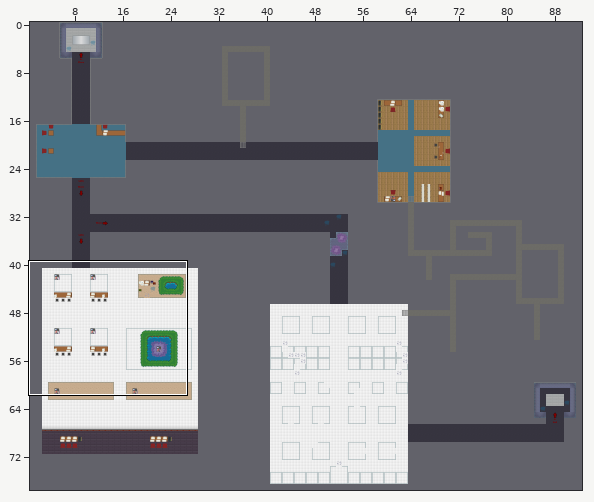
Tiled map, stored at core/assets/maps/Central Hall.tmx. The first picture is a wide view before the edit; the outline marks the close-up.
Close-up. Earlier state:
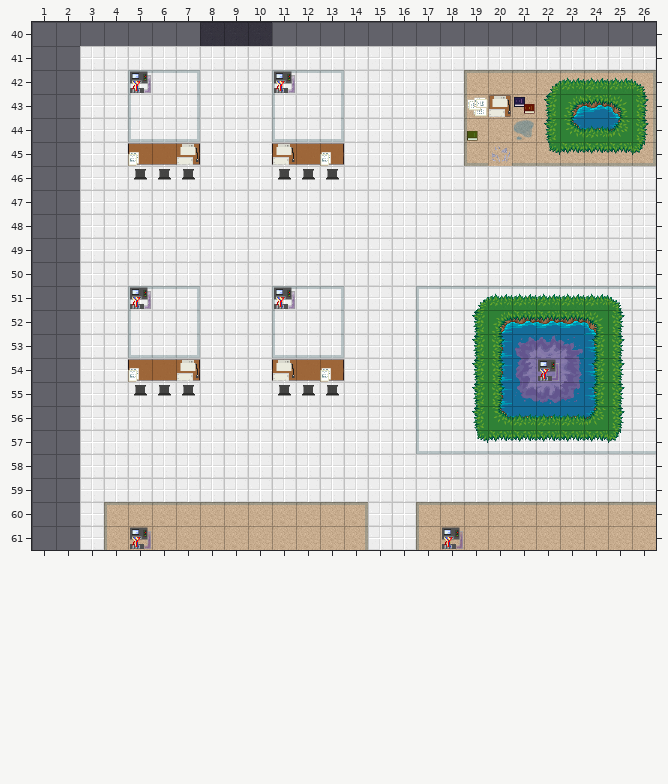
Cells are 32x32 px. Shown: x 1..26, y 40..61. The commit also changed other parts of the map, which this record leaves out.
After the commit:
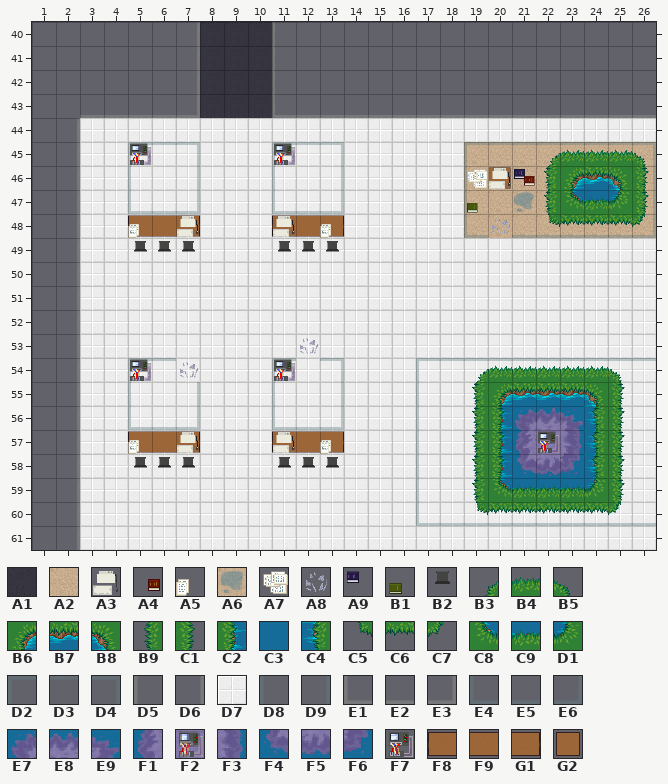
Key: from "finaltileset": A1 11, A2 54, A3 81 turned 90, A4 82, A5 83 turned 90, A6 95, A7 96, A8 101, A9 105, B1 106, B2 108 turned 270, B3 115, B4 116, B5 117, B6 127, B7 128, B8 129, B9 138, C1 140, C2 150, C3 151, C4 152, C5 161, C6 162, C7 163, C8 173, C9 174, D1 175, D2 246, D3 247, D4 248, D5 257, D6 259, D7 266, D8 269, D9 271, E1 280, E2 281, E3 282, E4 292, E5 293, E6 294, E7 315, E8 316, E9 317, F1 338, F2 339, F3 340, F4 361, F5 362, F6 363, F7 364, F8 381, F9 382, G1 383, G2 384.
__ is an empty cell.
See-through tiles are keyed as they look on the map.
Edits made:
Layer "Background":
y 41: x 3..26 D7 D7 D7 D7 D7 D7 D7 D7 D7 D7 D7 D7 D7 D7 D7 D7 D7 D7 D7 D7 D7 D7 D7 D7 -> __ __ __ __ __ A1 A1 A1 __ __ __ __ __ __ __ __ __ __ __ __ __ __ __ __
y 42: x 3..26 D7 D7 D7 D7 D7 D7 D7 D7 D7 D7 D7 D7 D7 D7 D7 D7 A2 A2 A2 A2 A2 A2 A2 A2 -> __ __ __ __ __ A1 A1 A1 __ __ __ __ __ __ __ __ __ __ __ __ __ __ __ __
y 43: x 3..26 D7 D7 D7 D7 D7 D7 D7 D7 D7 D7 D7 D7 D7 D7 D7 D7 A2 A2 A2 A2 B6 B7 B8 A2 -> __ __ __ __ __ A1 A1 A1 __ __ __ __ __ __ __ __ __ __ __ __ __ __ __ __
y 44: x 19..26 A2 A2 A2 A2 C8 C9 D1 A2 -> D7 D7 D7 D7 D7 D7 D7 D7
y 46: x 19..26 D7 D7 D7 D7 D7 D7 D7 D7 -> A2 A2 A2 A2 B6 B7 B8 A2
y 47: x 19..26 D7 D7 D7 D7 D7 D7 D7 D7 -> A2 A2 A2 A2 C8 C9 D1 A2
y 48: x 19..26 D7 D7 D7 D7 D7 D7 D7 D7 -> A2 A2 A2 A2 A2 A2 A2 A2
y 52: x 20..24 B6 B7 B7 B7 B8 -> D7 D7 D7 D7 D7
y 53..54: x 20..24 C2 C3 C3 C3 C4 -> D7 D7 D7 D7 D7
y 55: x 20..24 C2 C3 C3 C3 C4 -> B6 B7 B7 B7 B8
y 56: x 20..24 C8 C9 C9 C9 D1 -> C2 C3 C3 C3 C4
y 57..58: x 20..24 D7 D7 D7 D7 D7 -> C2 C3 C3 C3 C4
y 59: x 20..24 D7 D7 D7 D7 D7 -> C8 C9 C9 C9 D1
y 60..61: x 4..14 A2 A2 A2 A2 A2 A2 A2 A2 A2 A2 A2 -> D7 D7 D7 D7 D7 D7 D7 D7 D7 D7 D7; x 17..26 A2 A2 A2 A2 A2 A2 A2 A2 A2 A2 -> D7 D7 D7 D7 D7 D7 D7 D7 D7 D7
Layer "Foreground":
y 40..41: x 7 __ -> D6; x 11 __ -> D5
y 42: x 5..7 D2 D3 D4 -> __ __ D6; x 11..13 D2 D3 D4 -> D5 __ __; x 22..26 B3 B4 B4 B4 B5 -> __ __ __ __ __
y 43: x 3..7 __ __ D8 __ D9 -> E2 E2 E2 E2 E3; x 11..26 D8 __ D9 __ __ __ __ __ A7 G2 A9 B9 __ __ __ C1 -> E1 E2 E2 E2 E2 E2 E2 E2 E2 E2 E2 E2 E2 E2 E2 E2
y 44: x 2 __ -> D6; x 5..7 E4 E5 E6 -> __ __ __; x 11..13 E4 E5 E6 -> __ __ __; x 19 B1 -> __; x 21..22 A6 B9 -> __ __; x 26 C1 -> __
y 45: x 2 __ -> D6; x 5..7 F8 F9 G1 -> D2 D3 D4; x 11..13 F8 F9 G1 -> D2 D3 D4; x 20 A8 -> __; x 22..26 C5 C6 C6 C6 C7 -> B3 B4 B4 B4 B5
y 46: x 2 __ -> D6; x 5 __ -> D8; x 7 __ -> D9; x 11 __ -> D8; x 13 __ -> D9; x 19..22 __ __ __ __ -> A7 G2 A9 B9; x 26 __ -> C1
y 47: x 2 __ -> D6; x 5..7 __ __ __ -> E4 E5 E6; x 11..13 __ __ __ -> E4 E5 E6; x 19 __ -> B1; x 21..22 __ __ -> A6 B9; x 26 __ -> C1
y 48: x 2 __ -> D6; x 5..7 __ __ __ -> F8 F9 G1; x 11..13 __ __ __ -> F8 F9 G1; x 20 __ -> A8; x 22..26 __ __ __ __ __ -> C5 C6 C6 C6 C7
y 49..50: x 2 __ -> D6
y 51: x 2 __ -> D6; x 5..7 D2 D3 D4 -> __ __ __; x 11..13 D2 D3 D4 -> __ __ __; x 17..26 D2 D3 D3 D3 D3 D3 D3 D3 D3 D3 -> __ __ __ __ __ __ __ __ __ __
y 52: x 2 __ -> D6; x 5 D8 -> __; x 7 D9 -> __; x 11 D8 -> __; x 13 D9 -> __; x 17 D8 -> __
y 53: x 2 __ -> D6; x 5..7 E4 E5 E6 -> __ __ __; x 11..13 E4 E5 E6 -> __ A8 __; x 17 D8 -> __; x 21..23 E7 E8 E9 -> __ __ __
y 54: x 2 __ -> D6; x 5..7 F8 F9 G1 -> D2 D3 A8; x 11..13 F8 F9 G1 -> D2 __ D4; x 17..26 D8 __ __ __ F1 F2 F3 __ __ __ -> D2 D3 D3 D3 D3 D3 D3 D3 D3 D3
y 55: x 2 __ -> D6; x 5 __ -> D8; x 7 __ -> D9; x 11 __ -> D8; x 13 __ -> D9; x 21..23 F4 F5 F6 -> __ __ __
y 56: x 2 __ -> D6; x 5..7 __ __ __ -> E4 E5 E6; x 11..13 __ __ __ -> E4 E5 E6; x 21..23 __ __ __ -> E7 E8 E9
y 57: x 2 __ -> D6; x 5..7 __ __ __ -> F8 F9 G1; x 11..13 __ __ __ -> F8 F9 G1; x 17..26 E4 E5 E5 E5 E5 E5 E5 E5 E5 E5 -> D8 __ __ __ F1 F2 F3 __ __ __
y 58: x 2 __ -> D6; x 17 __ -> D8; x 21..23 __ __ __ -> F4 F5 F6
y 59: x 2 __ -> D6; x 17 __ -> D8
y 60: x 2 __ -> D6; x 4..14 D2 D3 D3 D3 D3 D3 D3 D3 D3 D3 D4 -> __ __ __ __ __ __ __ __ __ __ __; x 17..26 D2 D3 D3 D3 D3 D3 D3 D3 D3 D3 -> E4 E5 E5 E5 E5 E5 E5 E5 E5 E5
y 61: x 2 __ -> D6; x 4 D8 -> __; x 14 D9 -> __; x 17 D8 -> __
Layer "Foreground2":
y 42: x 5 F7 -> __; x 11 F7 -> __; x 19..26 D2 D3 D3 D3 D3 D3 D3 D4 -> __ __ __ __ __ __ __ __
y 43: x 19..21 D8 A3 A4 -> __ __ __; x 26 D9 -> __
y 44: x 19 D8 -> __; x 26 D9 -> __
y 45: x 5 A5 -> F7; x 7 A3 -> __; x 11 A3 -> F7; x 13 A5 -> __; x 19..26 E4 __ E5 E5 E5 E5 E5 E6 -> D2 D3 D3 D3 D3 D3 D3 D4
y 46: x 5..7 B2 B2 B2 -> __ __ __; x 11..13 B2 B2 B2 -> __ __ __; x 19..21 __ __ __ -> D8 A3 A4; x 26 __ -> D9
y 47: x 19 __ -> D8; x 26 __ -> D9
y 48: x 5 __ -> A5; x 7 __ -> A3; x 11 __ -> A3; x 13 __ -> A5; x 19 __ -> E4; x 21..26 __ __ __ __ __ __ -> E5 E5 E5 E5 E5 E6
y 49: x 5..7 __ __ __ -> B2 B2 B2; x 11..13 __ __ __ -> B2 B2 B2
y 51: x 5 F7 -> __; x 11 F7 -> __; x 19..25 B3 B4 B4 B4 B4 B4 B5 -> __ __ __ __ __ __ __
y 52..53: x 19 B9 -> __; x 25 C1 -> __
y 54: x 5 A5 -> F7; x 7 A3 -> __; x 11 A3 -> F7; x 13 A5 -> __; x 19..25 B9 __ __ F7 __ __ C1 -> B3 B4 B4 B4 B4 B4 B5
y 55: x 5..7 B2 B2 B2 -> __ __ __; x 11..13 B2 B2 B2 -> __ __ __
y 57: x 5 __ -> A5; x 7 __ -> A3; x 11 __ -> A3; x 13 __ -> A5; x 19..25 C5 C6 C6 C6 C6 C6 C7 -> B9 __ __ F7 __ __ C1
y 58: x 5..7 __ __ __ -> B2 B2 B2; x 11..13 __ __ __ -> B2 B2 B2; x 19 __ -> B9; x 25 __ -> C1
y 59: x 19 __ -> B9; x 25 __ -> C1
y 60: x 19..25 __ __ __ __ __ __ __ -> C5 C6 C6 C6 C6 C6 C7
y 61: x 5 F7 -> __; x 18 F7 -> __
Boxes around the changes in both close-ups, in picture pixels (x1, y1, x2, y2):
changed: (77, 22, 656, 550)
